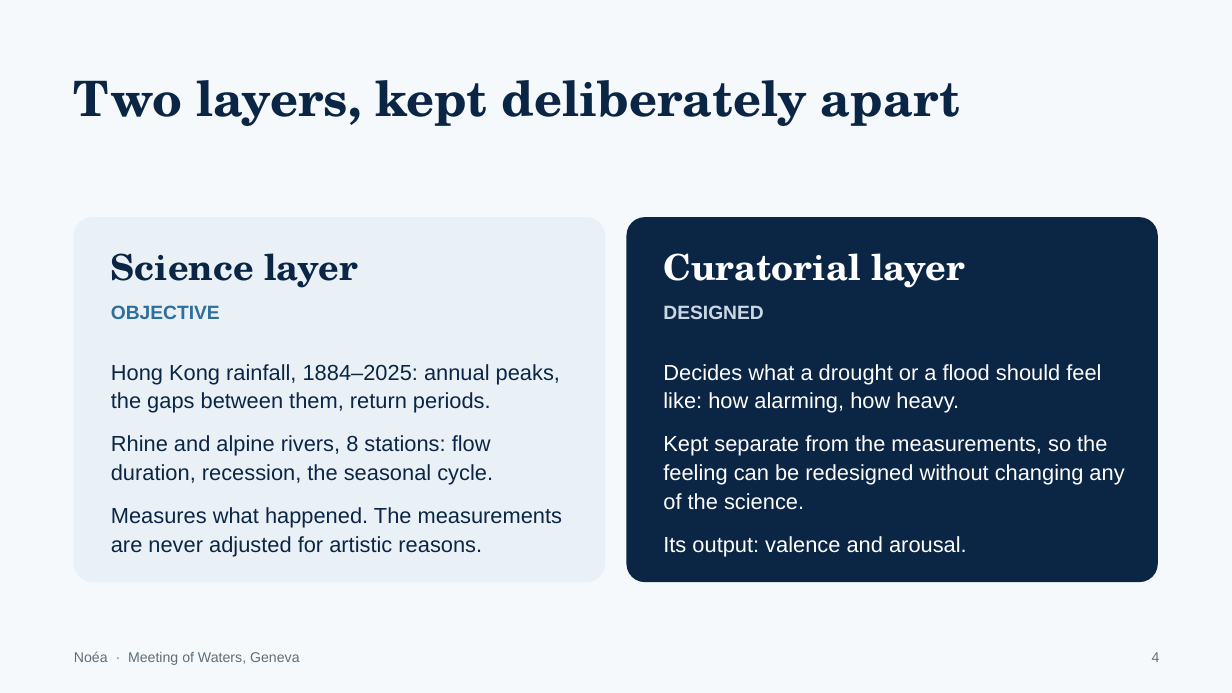
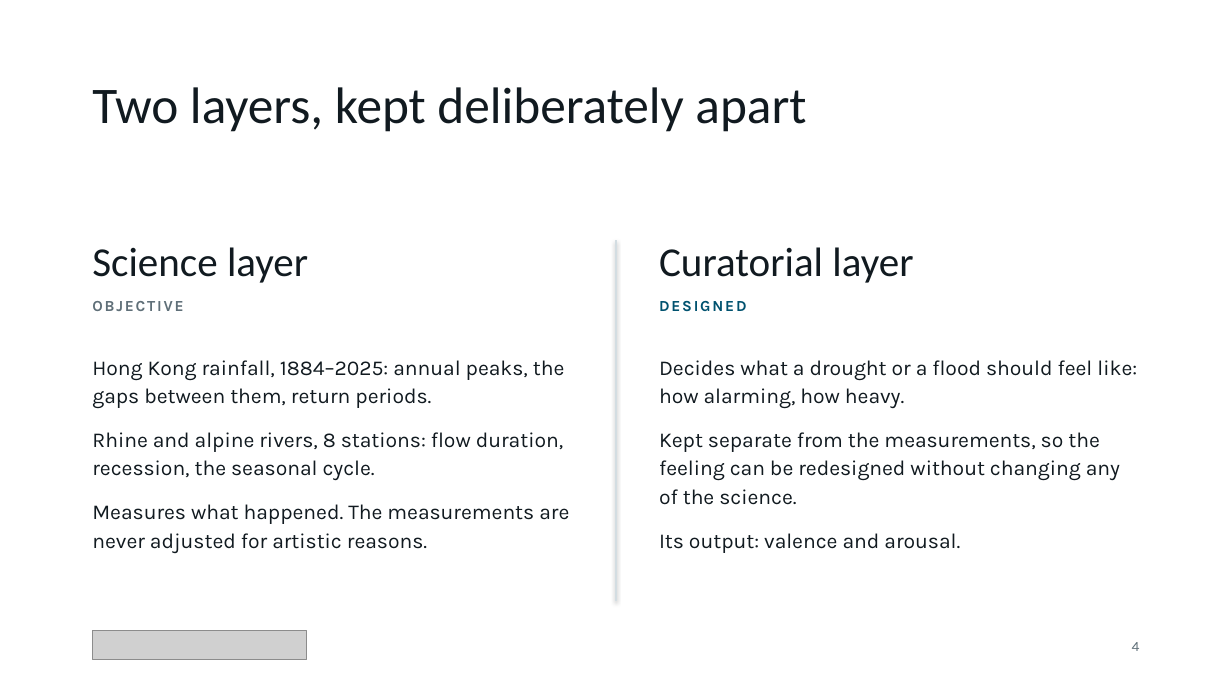
Before and after one commit to qintheory/noea, a slide deck: slide 4 of docs/noea-introduction.pptx. Drawn at 1232x693 pixels with LibreOffice and Linux fonts; fonts in the diff are those of the drawing; grey boxes stand for pictures. Boxes give left, top, right and bottom in pixels: in the first picture for what was removed or moved away, otherwise in the second. Text is boxed around its words. In the diff, an @@ line names an element or a change of style, - is before the commit and + after.

```diff
--- a/docs/noea-introduction.pptx
+++ b/docs/noea-introduction.pptx
@@ background #F6F9FB to #FFFFFF @@
@@ text "Two layers, kept deliberately apart": place and size @@
-text "Two layers, kept deliberately apart" at box(74, 80, 960, 126)
+text "Two layers, kept deliberately apart" at box(92, 87, 806, 132)
@@ text "Two layers, kept deliberately apart" at box(92, 87, 806, 132): size 38 to 40 pt, font TeX Gyre Schola to Calibri, text colour #0B2545 to #111A20, bold off @@
@@ rounded rectangle removed at box(74, 217, 605, 582) @@
@@ text "Science layer": place and size @@
-text "Science layer" at box(111, 253, 358, 288)
+text "Science layer" at box(92, 247, 308, 283)
@@ text "Science layer" at box(92, 247, 308, 283): size 28 to 32 pt, font TeX Gyre Schola to Calibri, text colour #0B2545 to #111A20, bold off @@
@@ rounded rectangle removed at box(627, 217, 1158, 582) @@
@@ text "Curatorial layer" at box(659, 247, 913, 283): size 28 to 32 pt, font TeX Gyre Schola to Calibri, text colour #FFFFFF to #111A20, bold off @@
@@ line added from (616, 240) to (616, 601), #D3DDE2 1 pt @@
@@ text "OBJECTIVE": place and size @@
-text "OBJECTIVE" at box(111, 305, 220, 319)
+text "OBJECTIVE" at box(92, 301, 183, 311)
@@ text "OBJECTIVE" at box(92, 301, 183, 311): size 15 to 12 pt, font Arial to Karla, text colour #2E6F9E to #5F6F78, letter spacing 0 to 1.4 pt @@
@@ text "DESIGNED" at box(659, 301, 746, 311): size 15 to 12 pt, font Arial to Karla, text colour #C9D8E3 to #00526F, letter spacing 0 to 1.4 pt @@
@@ text "Hong Kong rainfall, 1884–2025: annual ...": place and size @@
-text "Hong Kong rainfall, 1884–2025: annual ..." at box(111, 364, 562, 557)
+text "Hong Kong rainfall, 1884–2025: annual ..." at box(92, 360, 569, 553)
@@ text "Hong Kong rainfall, 1884–2025: annual ..." at box(92, 360, 569, 553): size 17 to 16.5 pt, font Arial to Karla, text colour #0B2545 to #111A20; line spacing 1.1 to 1.12; more space between paragraphs @@
@@ text "Decides what a drought or ..." at box(659, 360, 1137, 553): size 17 to 16.5 pt, font Arial to Karla, text colour #FFFFFF to #111A20; line spacing 1.1 to 1.12; more space between paragraphs @@
@@ text removed at box(74, 651, 300, 665) @@
-Noéa · Meeting of Waters, Geneva
@@ picture added at box(92, 630, 307, 660) @@
@@ text "4": place and size @@
-text "4" at box(1152, 652, 1160, 662)
+text "4" at box(1132, 642, 1140, 651)
@@ text "4" at box(1132, 642, 1140, 651): font Arial to Karla, text colour #5C6F7B to #5F6F78 @@
```
Also in this commit, not shown: 6 other slides changed, 2 other files.
